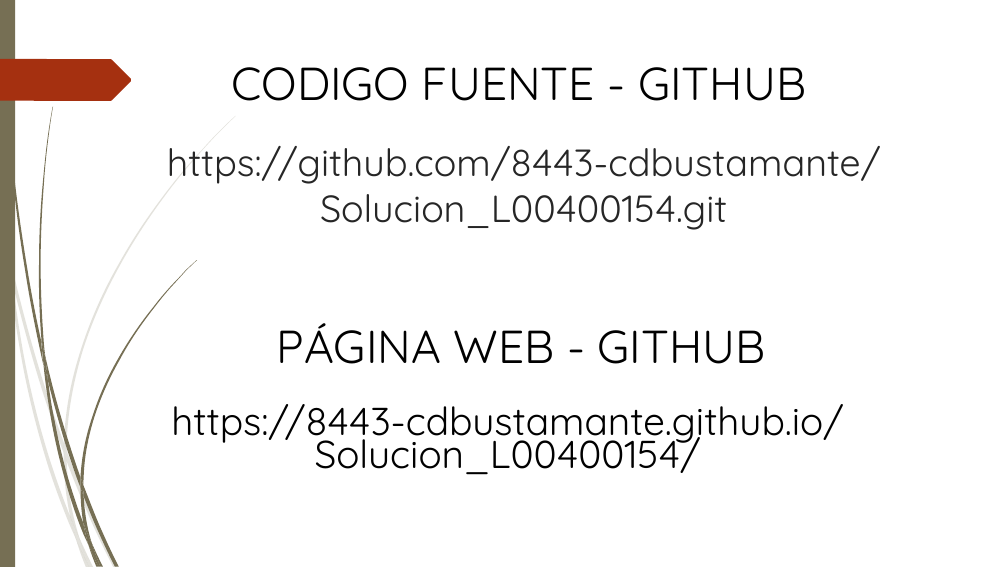
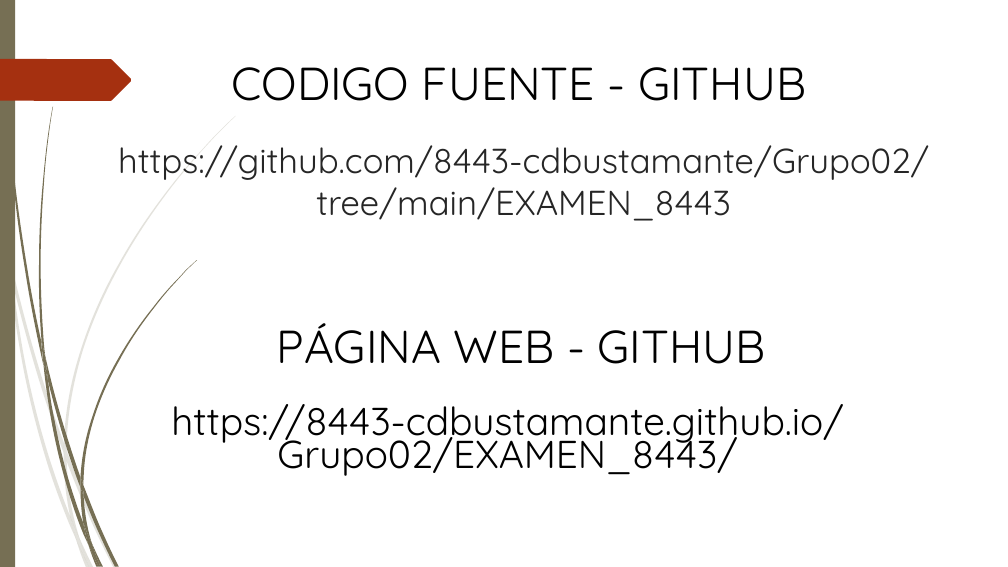
Before and after one commit to 8443-cdbustamante/8443Gp2-Lab1, a slide deck: slide 3 of 8443_Grupo02_EXAMEN.ppt. Drawn at 1008x567 pixels with LibreOffice and Linux fonts; fonts in the diff are those of the drawing; background and template pictures are left out. Boxes give left, top, right and bottom in pixels: in the first picture for what was removed or moved away, otherwise in the second. Text is boxed around its words. In the diff, an @@ line names an element or a change of style, - is before the commit and + after.

Commit message:
Update 8443_Grupo02_EXAMEN.ppt
ass

```diff
--- a/8443_Grupo02_EXAMEN.ppt
+++ b/8443_Grupo02_EXAMEN.ppt
@@ text at (118,145,929,221): text changed; size 36 to 33 pt @@
-https://github.com/8443-cdbustamante/Solucion_L00400154.git
+https://github.com/8443-cdbustamante/Grupo02/tree/main/EXAMEN_8443
@@ text at (171,404,843,476): text changed @@
-https://8443-cdbustamante.github.io/Solucion_L00400154/
+https://8443-cdbustamante.github.io/Grupo02/EXAMEN_8443/
```
Also in this commit, not shown: 1 other slide changed.
